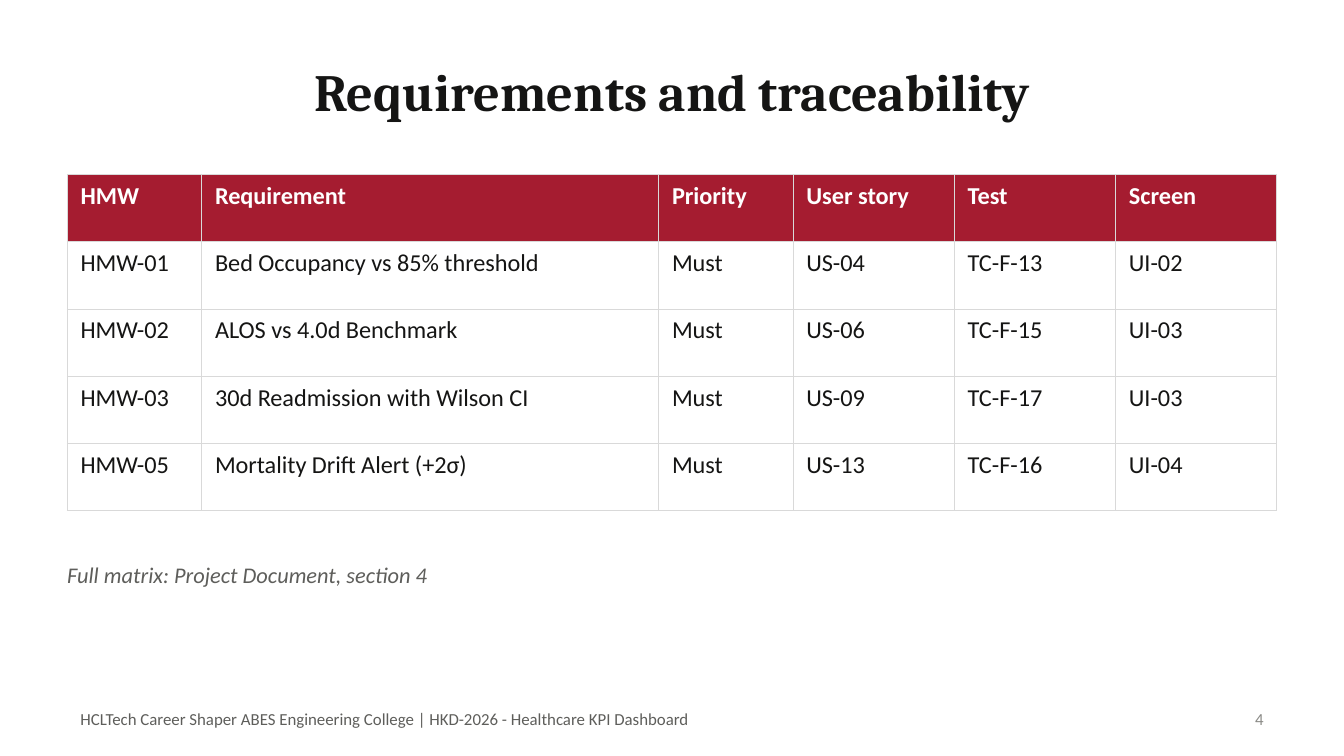
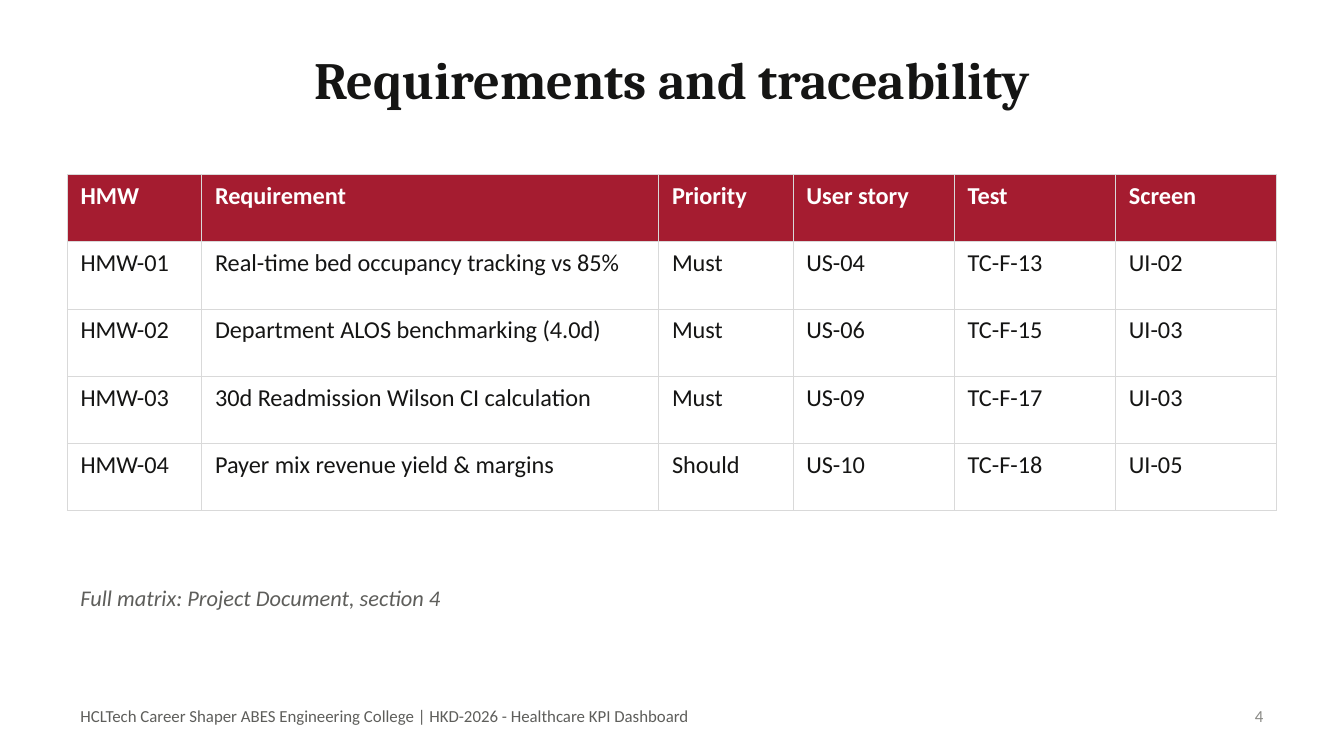
Before and after one commit to ayushpal1506/HclTraining, a slide deck: slide 4 of docs/HKD-2026_Presentation.pptx. Drawn at 1344x756 pixels with LibreOffice and Linux fonts; fonts in the diff are those of the drawing. Boxes give left, top, right and bottom in pixels: in the first picture for what was removed or moved away, otherwise in the second. Text is boxed around its words. In the diff, an @@ line names an element or a change of style, - is before the commit and + after.

Commit message:
fix(presentation): full-bleed slide shapes and complete high-resolution visual text rendering

```diff
--- a/docs/HKD-2026_Presentation.pptx
+++ b/docs/HKD-2026_Presentation.pptx
@@ rectangle added at [0, 0, 1344, 755], fill #FFFFFF @@
@@ vertical alignment middle to top in 4 elements at [80, 710, 688, 725], [1255, 711, 1264, 722], [80, 590, 440, 610], [314, 62, 1030, 110] @@
@@ table at [67, 175, 1277, 511] @@
-row 2, column 2: Bed Occupancy vs 85% threshold
+row 2, column 2: Real-time bed occupancy tracking vs 85%
-row 3, column 2: ALOS vs 4.0d Benchmark
+row 3, column 2: Department ALOS benchmarking (4.0d)
-row 4, column 2: 30d Readmission with Wilson CI
+row 4, column 2: 30d Readmission Wilson CI calculation
-row 5: HMW-05 | Mortality Drift Alert (+2σ) | Must | US-13 | TC-F-16 | UI-04
+row 5: HMW-04 | Payer mix revenue yield & margins | Should | US-10 | TC-F-18 | UI-05
@@ text "Full matrix: Project Document, section ...": place and size @@
-text "Full matrix: Project Document, section ..." at [67, 567, 427, 587]
+text "Full matrix: Project Document, section ..." at [80, 590, 440, 610]
```
Also in this commit, not shown: 10 other slides changed, 15 other files.
